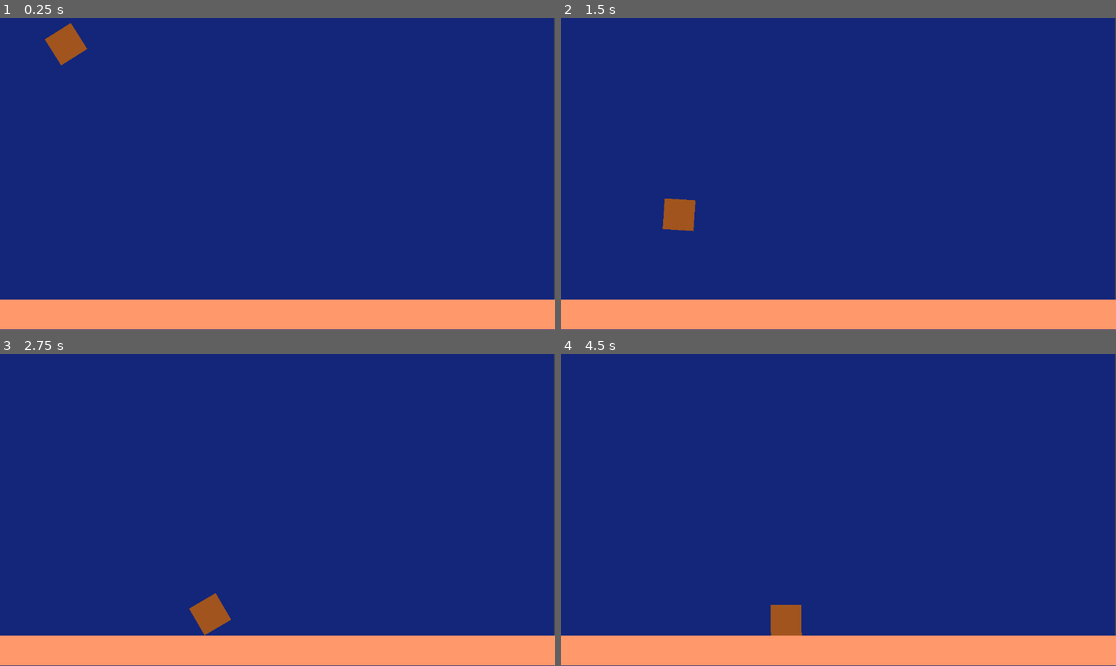
Above: before the commit, frames 1-4 (two rows, left to right).
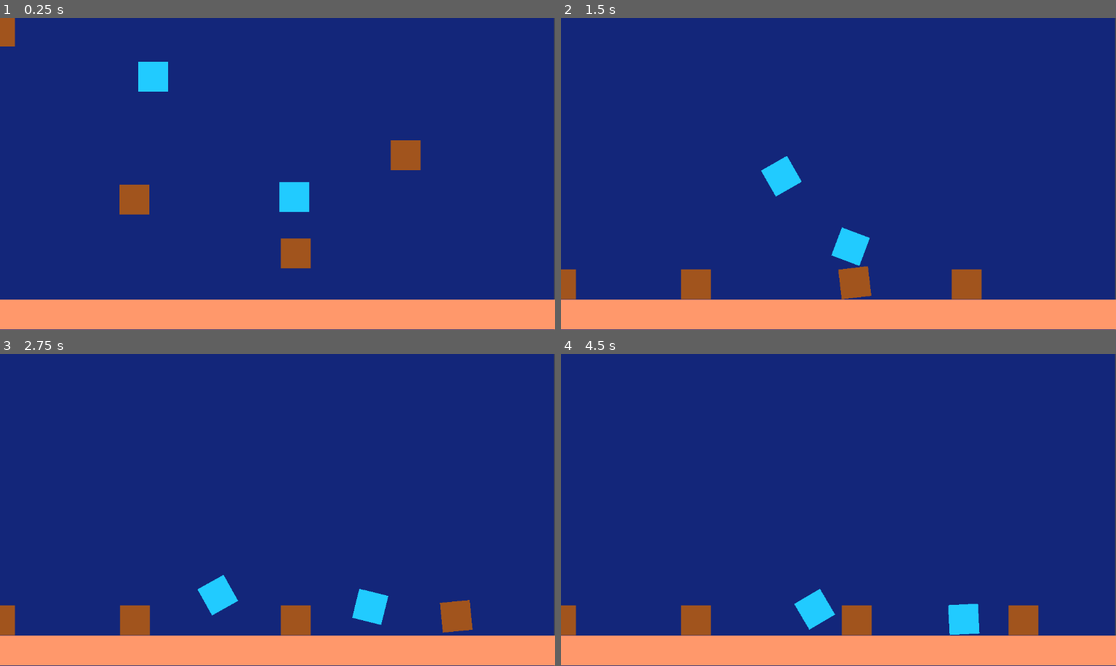
Above: after the commit, the same moments.

Repository: KarinaGante/BootcampSantander
Game: Godot game, scene res://world.tscn
Same seed, same stepped clock (60 frames per second), same inputs: the game is played once before the commit and once after it.
Inputs:
- Up to frame 1 (0.25 s): no input
- Up to frame 2 (1.5 s): no input
- Up to frame 3 (2.75 s): no input
- Up to frame 4 (4.5 s): no input

The runs differ from the first frame. In frame 1, 3.4% of the frame differs, in the area x 0-76%, y 0-81%; in frame 2, 3.5%; in frame 3, 3.3%; in frame 4, 3.5%, in the area x 0-87%, y 75-91%.

Commit message:
Mudança global e herança de propriedades de objetos e cenas

Diff:
--- /dev/null
+++ b/Game Design com Godot/Simulação Física e Colisão/objects/boncyBox.tscn
@@ -0,0 +1,12 @@
+[gd_scene load_steps=3 format=3 uid="uid://dqhv4867jhdw2"]
+
+[ext_resource type="PackedScene" uid="uid://cl5012lp2rv28" path="res://objects/regularBox.tscn" id="1_q45a2"]
+
+[sub_resource type="PhysicsMaterial" id="PhysicsMaterial_w62bu"]
+bounce = 0.81
+
+[node name="bouncyBox" instance=ExtResource("1_q45a2")]
+physics_material_override = SubResource("PhysicsMaterial_w62bu")
+
+[node name="Box" parent="CollisionShape2D" index="0"]
+color = Color(0.13, 0.797, 1, 1)
--- /dev/null
+++ b/Game Design com Godot/Simulação Física e Colisão/objects/regularBox.tscn
@@ -0,0 +1,16 @@
+[gd_scene load_steps=2 format=3 uid="uid://cl5012lp2rv28"]
+
+[sub_resource type="RectangleShape2D" id="RectangleShape2D_yfslw"]
+size = Vector2(64, 64)
+
+[node name="regularBox" type="RigidBody2D"]
+
+[node name="CollisionShape2D" type="CollisionShape2D" parent="."]
+shape = SubResource("RectangleShape2D_yfslw")
+
+[node name="Box" type="ColorRect" parent="CollisionShape2D"]
+offset_left = -31.0
+offset_top = -31.0
+offset_right = 31.0
+offset_bottom = 31.0
+color = Color(0.63, 0.32865, 0.1134, 1)
--- a/Game Design com Godot/Simulação Física e Colisão/world.tscn
+++ b/Game Design com Godot/Simulação Física e Colisão/world.tscn
@@ -1,14 +1,10 @@
 [gd_scene load_steps=4 format=3 uid="uid://cpqkm8job172u"]
+
+[ext_resource type="PackedScene" uid="uid://cl5012lp2rv28" path="res://objects/regularBox.tscn" id="1_kloma"]
+[ext_resource type="PackedScene" uid="uid://dqhv4867jhdw2" path="res://objects/boncyBox.tscn" id="2_c7k2v"]
 
 [sub_resource type="RectangleShape2D" id="RectangleShape2D_6bptg"]
 size = Vector2(1152.5, 63)
-
-[sub_resource type="PhysicsMaterial" id="PhysicsMaterial_0cmky"]
-friction = 0.2
-bounce = 0.6
-
-[sub_resource type="RectangleShape2D" id="RectangleShape2D_yfslw"]
-size = Vector2(64, 64)
 
 [node name="World" type="Node2D"]
 
@@ -30,17 +26,19 @@
 offset_bottom = 30.5
 color = Color(1, 0.594, 0.42, 1)
 
-[node name="RigidBody2D" type="RigidBody2D" parent="."]
-position = Vector2(137, 26)
-rotation = -0.563041
-physics_material_override = SubResource("PhysicsMaterial_0cmky")
+[node name="RigidBody2D" parent="." instance=ExtResource("1_kloma")]
 
-[node name="CollisionShape2D" type="CollisionShape2D" parent="RigidBody2D"]
-shape = SubResource("RectangleShape2D_yfslw")
+[node name="regularBox" parent="." instance=ExtResource("1_kloma")]
+position = Vector2(279, 349)
 
-[node name="Box" type="ColorRect" parent="RigidBody2D/CollisionShape2D"]
-offset_left = -32.0
-offset_top = -32.0
-offset_right = 32.0
-offset_bottom = 32.0
-color = Color(0.63, 0.32865, 0.1134, 1)
+[node name="regularBox2" parent="." instance=ExtResource("1_kloma")]
+position = Vector2(614, 461)
+
+[node name="regularBox3" parent="." instance=ExtResource("1_kloma")]
+position = Vector2(842, 257)
+
+[node name="bouncyBox" parent="." instance=ExtResource("2_c7k2v")]
+position = Vector2(318, 94)
+
+[node name="bouncyBox2" parent="." instance=ExtResource("2_c7k2v")]
+position = Vector2(611, 344)
